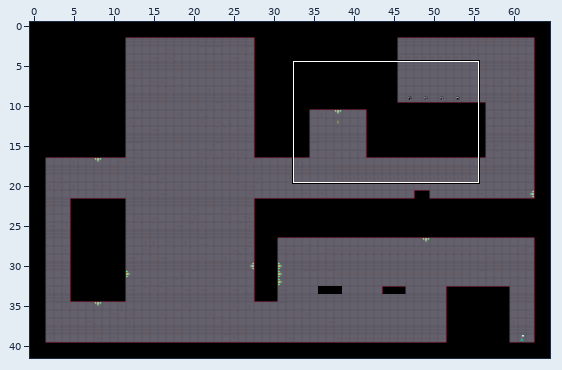
Two versions of a level (Tiled map, Project/Maps/Vertical Slice/large_1.tmx). The picture above shows the old version from afar; the outline marks the close-up.
Close-up. First the earlier version:
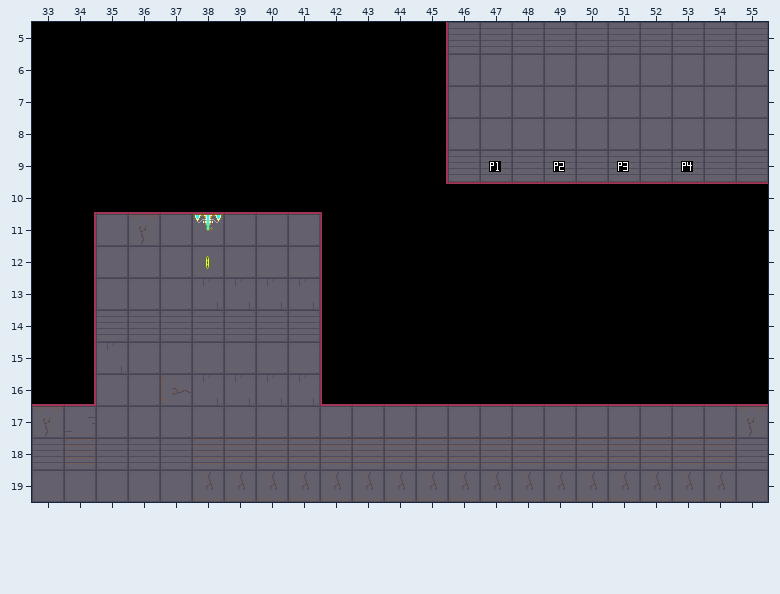
Cells are 32x32 px. Shown: x 33..55, y 5..19.
After the commit:
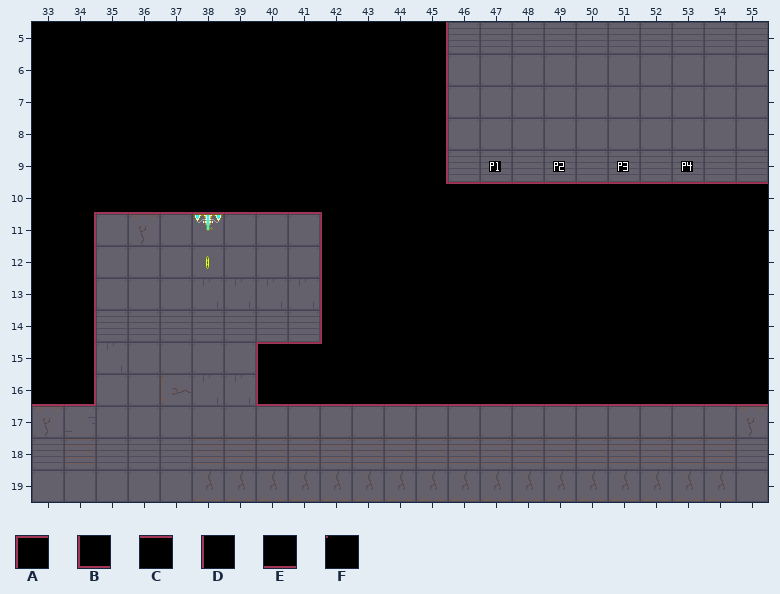
Key: from "Tiles": A 1, B 1 flipped up-down, C 2, D 2 flipped on the diagonal, E 2 flipped up-down, F 3.
_ is an empty cell.
Edits made:
Layer "Walls":
y 15: x 40..42 __D -> ACF
y 16: x 40..42 __B -> BEE
Pixel boxes of the changes (left, top, right, bottom) in both close-ups:
changed: (256, 342, 322, 406)
